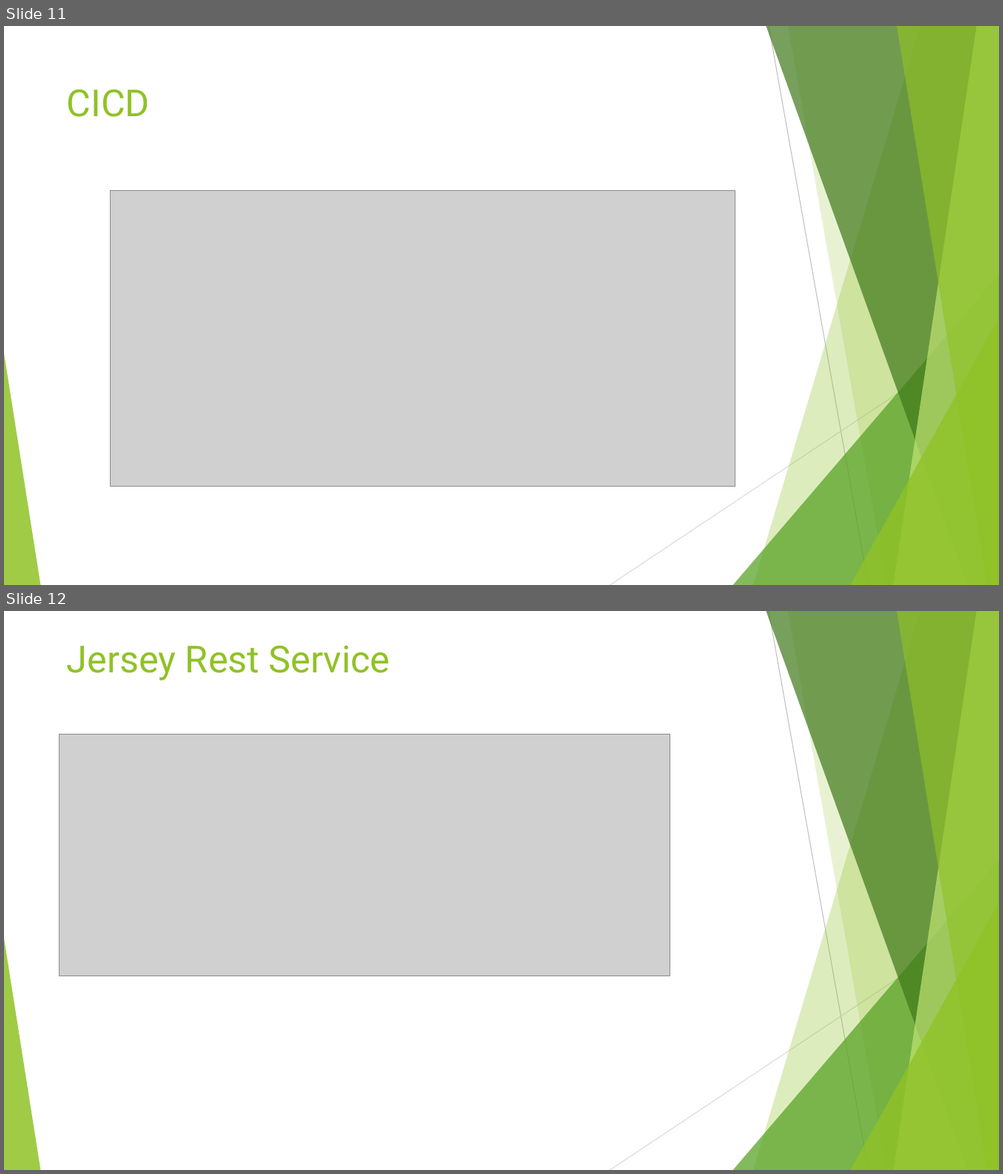
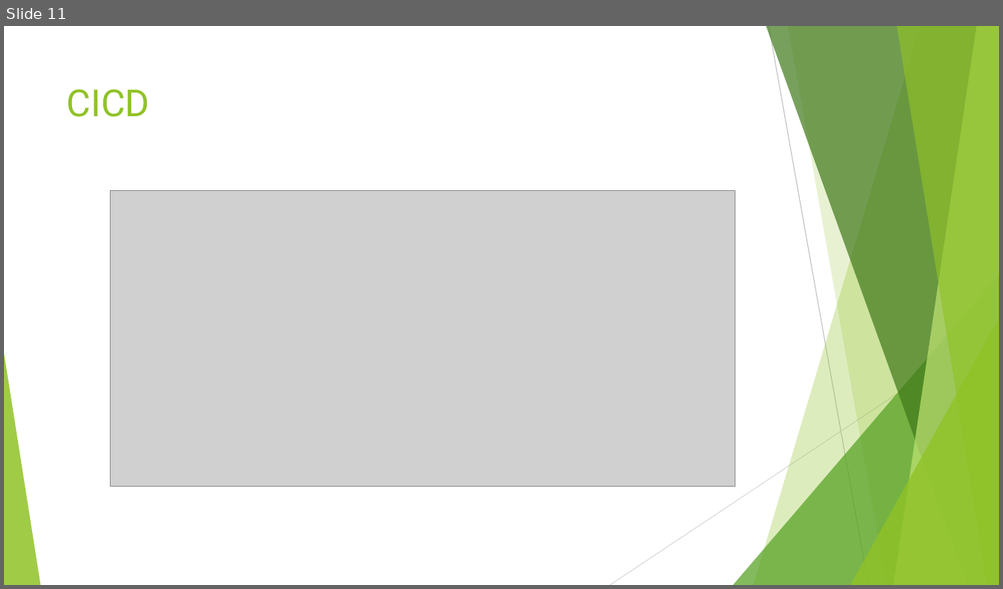
Before and after one commit to liqichen168/Course-May-2019, a slide deck: powerpoints/2_J2EE.pptx. Shown one above the other, each under a label of ours: slides 11 and 12 before the commit, slide 11 after it. The pictures are 1003x1174 and 1003x589 pixels, drawn with LibreOffice and Linux fonts; fonts in the diff are those of the drawing; grey boxes stand for pictures. Boxes give left, top, right and bottom in pixels: in the first picture for what was removed or moved away, otherwise in the second. Text is boxed around its words. In the diff, an @@ line names an element or a change of style, - is before the commit and + after.

```diff
--- a/powerpoints/2_J2EE.pptx
+++ b/powerpoints/2_J2EE.pptx
@@ slide 12 removed at (4,611,999,1170), background #FFFFFF; not listed: 10 template elements that a slide beside it also shows @@
@@ title removed at (67,645,390,681) @@
-Jersey Rest Service
@@ picture removed at (60,734,670,977) @@
```
Also in this commit, not shown: 3 slides changed, 2 slides added, 4 other slides removed, 3 other files.
